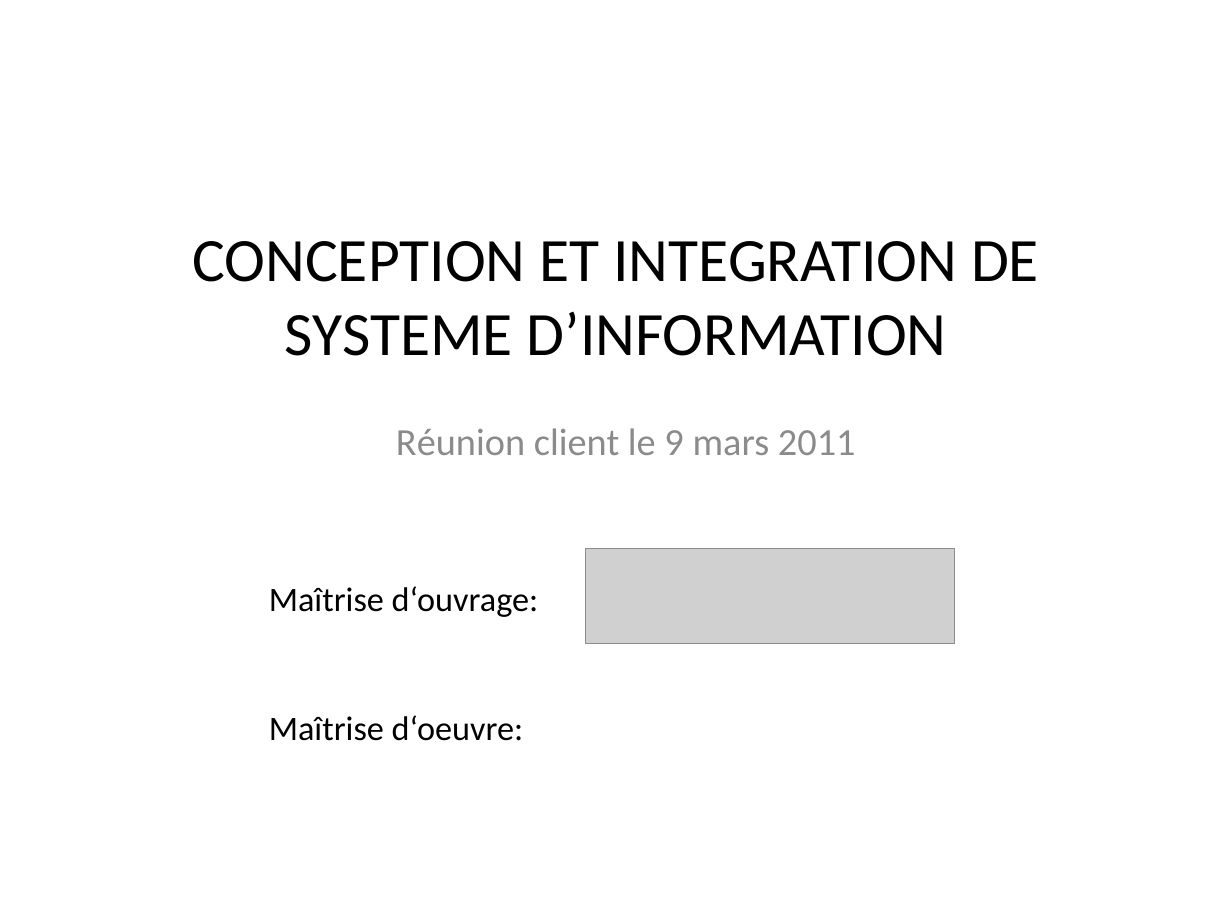
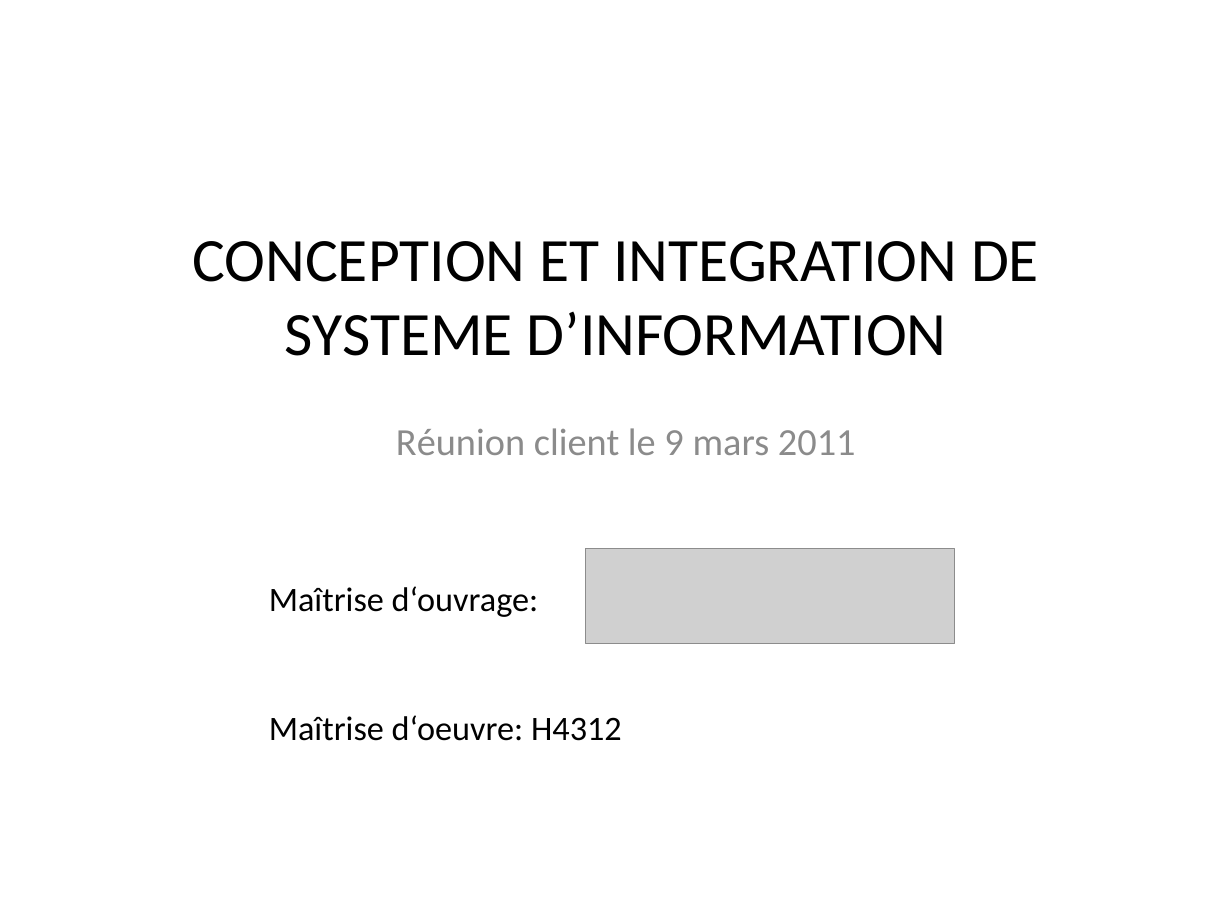
Before and after one commit to monicaGolumbeanu/GSTP, a slide deck: slide 1 of rapports/presentation/presentationFinale.pptx. Drawn at 1232x924 pixels with LibreOffice and Linux fonts; fonts in the diff are those of the drawing; grey boxes stand for pictures. Boxes give left, top, right and bottom in pixels: in the first picture for what was removed or moved away, otherwise in the second. Text is boxed around its words. In the diff, an @@ line names an element or a change of style, - is before the commit and + after.

```diff
--- a/rapports/presentation/presentationFinale.pptx
+++ b/rapports/presentation/presentationFinale.pptx
@@ text at [269,715,622,741]: text changed @@
-Maîtrise d‘oeuvre:
+Maîtrise d‘oeuvre: H4312
```
Also in this commit, not shown: 7 other slides changed, 27 slides added, 2 other files.
